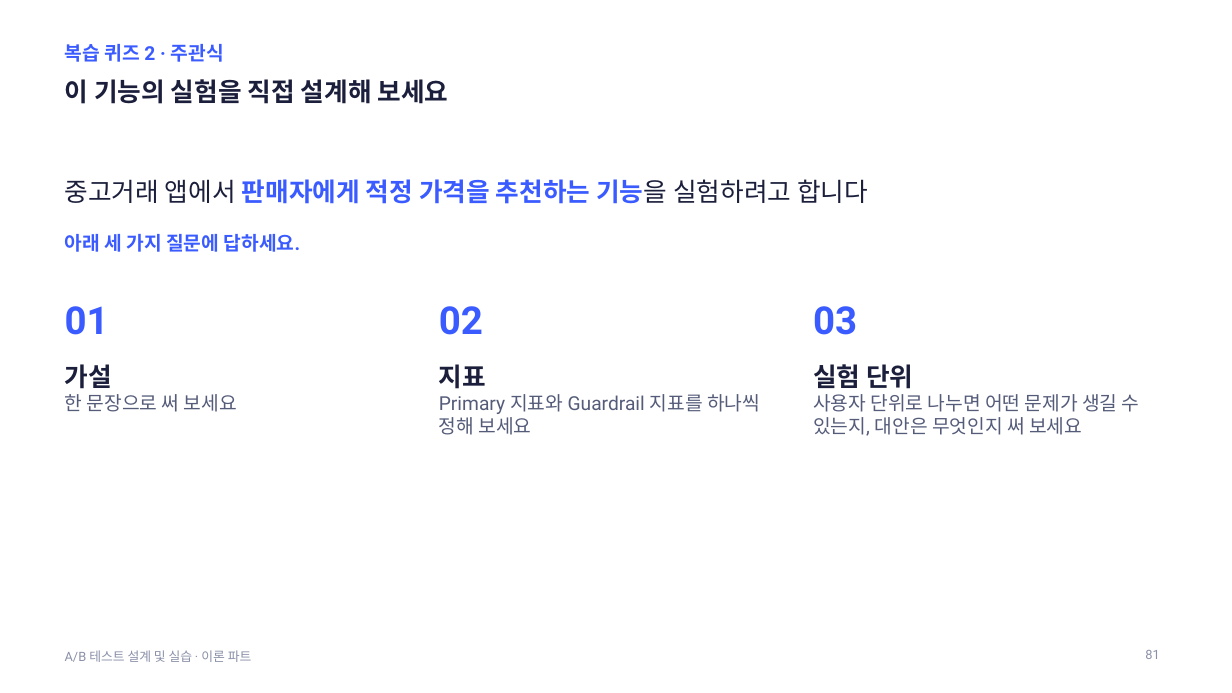
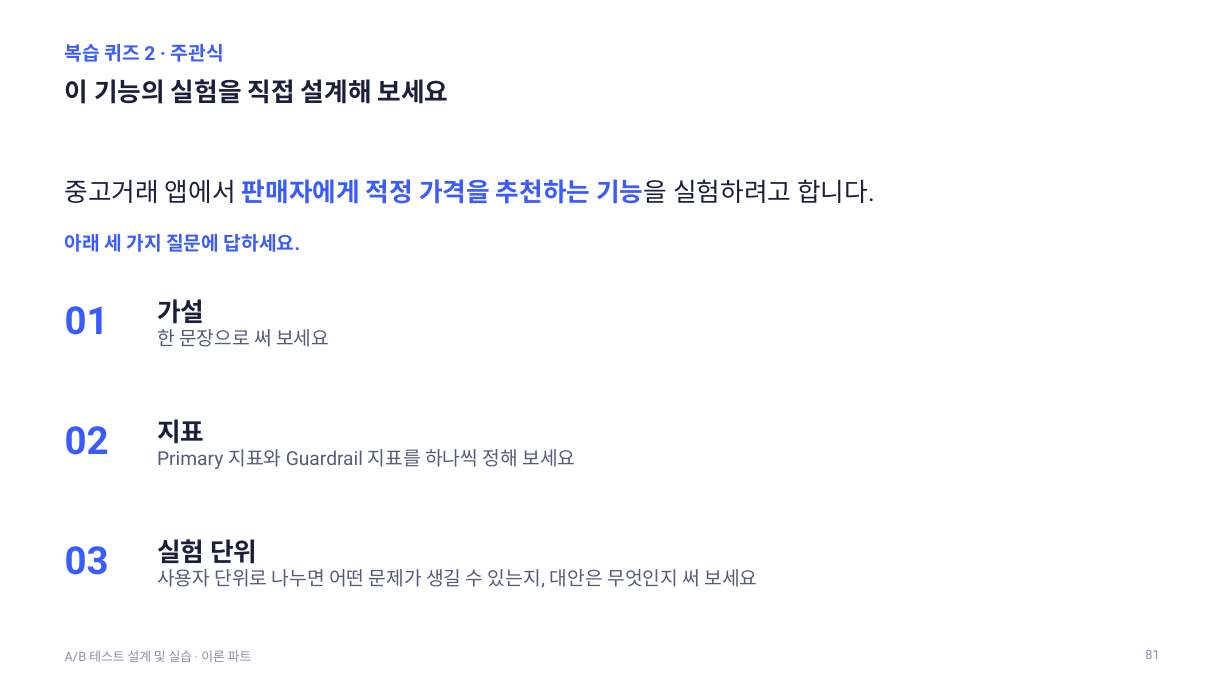
Before and after one commit to kkamret/quickmart-lab-rats, a slide deck: slide 81 of docs/lecture/ab-testing-theory.pptx. Drawn at 1232x693 pixels with LibreOffice and Linux fonts; fonts in the diff are those of the drawing. Boxes give left, top, right and bottom in pixels: in the first picture for what was removed or moved away, otherwise in the second. Text is boxed around its words. In the diff, an @@ line names an element or a change of style, - is before the commit and + after.

Commit message:
docs: 이론 PPT 표지·목차·퀴즈 문구 직접 수정 반영
Refs #10

```diff
--- a/docs/lecture/ab-testing-theory.pptx
+++ b/docs/lecture/ab-testing-theory.pptx
@@ text at [65, 179, 875, 204]: text changed @@
-중고거래 앱에서 판매자에게 적정 가격을 추천하는 기능을 실험하려고 합니다
+중고거래 앱에서 판매자에게 적정 가격을 추천하는 기능을 실험하려고 합니다.
@@ text "가설": place and size @@
-text "가설" at [65, 364, 237, 412]
+text "가설" at [157, 299, 329, 347]
@@ text "02": place and size @@
-text "02" at [439, 306, 483, 335]
+text "02" at [65, 426, 109, 455]
@@ text "지표" rewrapped from [439, 364, 760, 435] to [157, 419, 575, 469] @@
@@ text "03": place and size @@
-text "03" at [813, 306, 857, 335]
+text "03" at [65, 546, 109, 575]
@@ text "실험 단위" rewrapped from [813, 364, 1140, 436] to [157, 539, 757, 588] @@
```
Also in this commit, not shown: 33 other slides changed.
